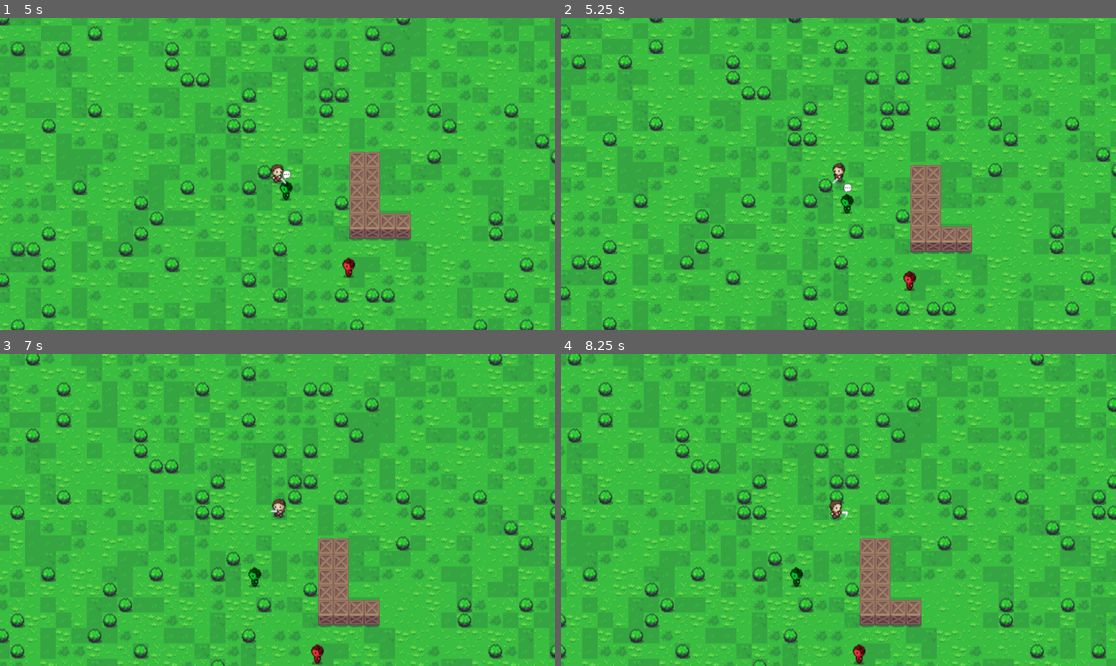
Above: before the commit, frames 1-4 (two rows, left to right).
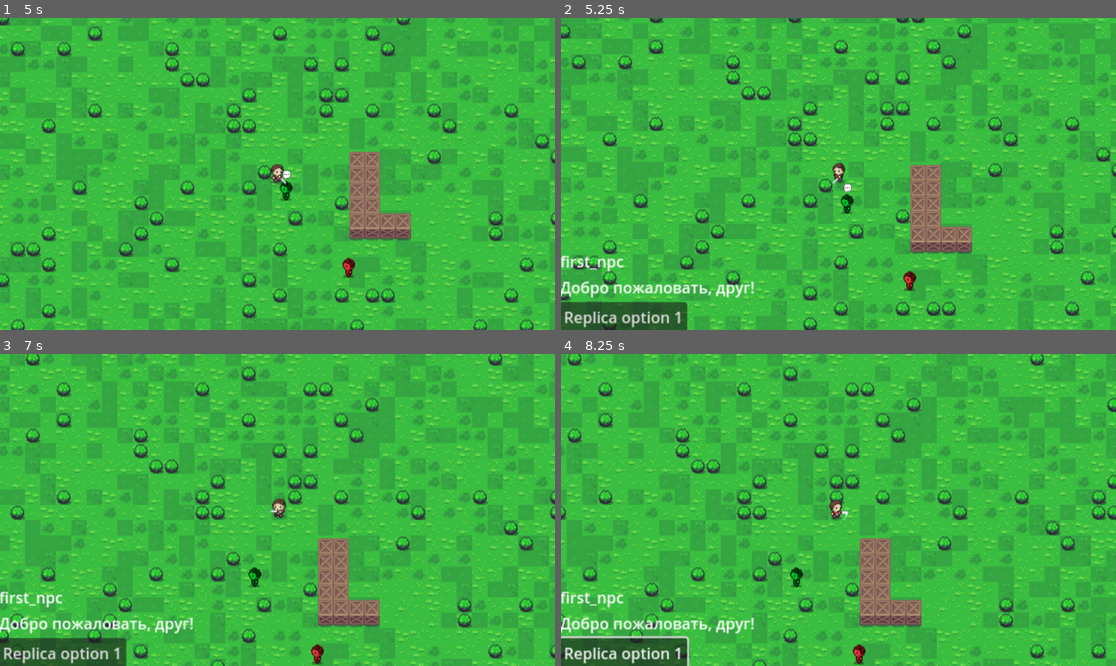
Above: after the commit, the same moments.

Repository: moonvent/alchemist_game
Game: Godot game, scene res://map/main_map.tscn
Same seed, same stepped clock (60 frames per second), same inputs: the game is played once before the commit and once after it.
Inputs (mouse positions are in pixels of both pictures, inside the frame that each line leads up to):
- Up to frame 1 (5 s): tap Enter at 0.5 s; move the mouse to (249, 236) at 0.52 s; hold W (move_up) 0.53-1.25 s; tap E (activate_dialog) at 0.6, 2.3, 3.6 s; click (249, 236) at 0.67 s; drag from (444, 220) to (233, 242) at 1.27 s; tap Space at 2 s; move the mouse to (111, 127) at 2.02 s; press the mouse at (111, 127) at 2.03 s; hold A (move_left) 2.03-2.75 s; release the mouse at (111, 127) at 2.75 s; drag from (305, 174) to (349, 317) at 2.77 s; move the mouse to (194, 96) at 3.52 s; hold S (move_down) 3.53-4.25 s; drag from (399, 158) to (288, 189) at 4.27 s
- Up to frame 2 (5.25 s): tap Enter at 5 s; move the mouse to (727, 189) at 5.02 s; hold W (move_up) from 5.03 s (still down); tap E (activate_dialog) at 5.1 s; click (727, 189) at 5.17 s
- Up to frame 3 (7 s): release W (move_up) at 5.75 s; drag from (333, 441) to (288, 575) at 5.77 s; tap Space at 6.5 s; move the mouse to (249, 572) at 6.52 s; press the mouse at (249, 572) at 6.53 s; hold D (move_right) from 6.53 s (still down); tap E (activate_dialog) at 6.8 s
- Up to frame 4 (8.25 s): release D (move_right) at 7.25 s; release the mouse at (810, 572) at 7.25 s; click (622, 653) at 7.25 s, where only the run after the commit has a clickable "Replica option 1"; drag from (1005, 556) to (860, 653) at 8.02 s

Frame 1 is identical in both runs. In frame 2, 3.1% of the frame differs, in the area x 0-35%, y 76-100%; in frame 3, 3.0%; in frame 4, 3.3%.

Commit message:
master
1) Add output of dialog ui;
2) Spend a lot of time to this feature, and made only output with fix
   width, height and other, because have a small amount of intelligence
   and knowledgment about information how to correct do that (with
   flexibility and other)

Diff:
--- a/character/main_character.gd
+++ b/character/main_character.gd
@@ -4,7 +4,10 @@
 
 
 func _ready():
+	# TODO: add autogeneration size of ui and dialog window
 	super._ready()
+	#$UI.size = DisplayServer.window_get_size()
+	$UI/DialogWindow.visible = false
 
 
 func _physics_process(delta):
@@ -39,4 +42,8 @@
 
 func _start_dialog():
 	if dialog_npc:
-		print(tr(dialog_npc.name + "__1"))
+		$UI/DialogWindow.start_new_dialog(dialog_npc.name, 1)
+
+
+func deactivate_dialog():
+	$UI/DialogWindow.deactivate_dialog()
--- a/character/main_character.tscn
+++ b/character/main_character.tscn
@@ -1,10 +1,33 @@
-[gd_scene load_steps=3 format=3 uid="uid://bvvhta1msvh35"]
+[gd_scene load_steps=4 format=3 uid="uid://bvvhta1msvh35"]
 
 [ext_resource type="PackedScene" uid="uid://dq83nruv4u00g" path="res://character/base_character.tscn" id="1_hvmc8"]
 [ext_resource type="Script" path="res://character/main_character.gd" id="2_uuhhm"]
+[ext_resource type="PackedScene" uid="uid://dqoh6ryruh0e3" path="res://dialogs/dialog_window.tscn" id="3_u8pbo"]
 
 [node name="MainCharacter" instance=ExtResource("1_hvmc8")]
 script = ExtResource("2_uuhhm")
 
 [node name="Camera2D" type="Camera2D" parent="." index="2"]
 zoom = Vector2(2, 2)
+
+[node name="UI" type="Control" parent="." index="5"]
+layout_mode = 3
+anchors_preset = 15
+anchor_right = 1.0
+anchor_bottom = 1.0
+offset_left = -289.0
+offset_top = -161.0
+offset_right = 288.0
+offset_bottom = 164.0
+grow_horizontal = 2
+grow_vertical = 2
+
+[node name="DialogWindow" parent="UI" index="0" instance=ExtResource("3_u8pbo")]
+layout_mode = 1
+anchors_preset = 0
+anchor_right = 0.0
+anchor_bottom = 0.0
+offset_right = 577.0
+offset_bottom = 325.0
+grow_horizontal = 1
+grow_vertical = 1
--- a/character/npc.gd
+++ b/character/npc.gd
@@ -38,4 +38,5 @@
 func deactivate_dialog_hover(body):
 	if body == player:
 		$DialogAvailable.visible = false
+		body.deactivate_dialog()
 		return true
--- a/dialogs/dialog_window.gd
+++ b/dialogs/dialog_window.gd
@@ -1,13 +1,21 @@
-extends VBoxContainer
+extends Control
+
+class_name DialogWindow
 
 
 # Called when the node enters the scene tree for the first time.
 func _ready() -> void:
 	TranslationServer.set_locale("ru")
-	$ReplicaOptions/ReplicaOption1.set_text(tr("test1"))
-	pass # Replace with function body.
+	#$ReplicaOptions/ReplicaOption1.set_text(tr("test1"))
 
 
-# Called every frame. 'delta' is the elapsed time since the previous frame.
-func _process(delta: float) -> void:
-	pass
+func start_new_dialog(npc_name: String, replica_number: int):
+	self.visible = true
+	$DialogElements/ReplicaOwnerName.text = npc_name
+	$DialogElements/ReplicaText.text = tr(npc_name + "__1")
+	#$DialogElements/ReplicaOptions/ReplicaOption1.text = tr(npc_name + "__1")
+	# print(tr(dialog_npc.name + "__1"))
+
+
+func deactivate_dialog():
+	self.visible = false
--- a/dialogs/dialog_window.tscn
+++ b/dialogs/dialog_window.tscn
@@ -2,44 +2,68 @@
 
 [ext_resource type="Script" path="res://dialogs/dialog_window.gd" id="1_qlvcw"]
 
-[node name="DialogWindow" type="VBoxContainer"]
+[node name="DialogWindow" type="Control"]
+layout_mode = 3
 anchors_preset = 15
 anchor_right = 1.0
 anchor_bottom = 1.0
 grow_horizontal = 2
 grow_vertical = 2
-alignment = 2
 script = ExtResource("1_qlvcw")
 
-[node name="ReplicaOwnerName" type="Label" parent="."]
+[node name="ColorRect" type="ColorRect" parent="."]
+visible = false
+layout_mode = 1
+anchors_preset = 2
+anchor_top = 1.0
+anchor_bottom = 1.0
+grow_vertical = 0
+color = Color(0.104293, 0.0249162, 0.0234881, 1)
+
+[node name="Background" type="TextureRect" parent="."]
+visible = false
+layout_mode = 0
+offset_right = 40.0
+offset_bottom = 40.0
+
+[node name="DialogElements" type="VBoxContainer" parent="."]
+layout_mode = 1
+anchors_preset = 2
+anchor_top = 1.0
+anchor_bottom = 1.0
+offset_top = -85.0
+offset_right = 154.0
+grow_vertical = 0
+
+[node name="ReplicaOwnerName" type="Label" parent="DialogElements"]
 layout_mode = 2
 text = "ReplicaOwnerName
 "
 
-[node name="ReplicaText" type="Label" parent="."]
+[node name="ReplicaText" type="Label" parent="DialogElements"]
 layout_mode = 2
 text = "ReplicaText
 "
 
-[node name="ReplicaOptions" type="GridContainer" parent="."]
+[node name="ReplicaOptions" type="GridContainer" parent="DialogElements"]
 layout_mode = 2
 columns = 2
 
-[node name="ReplicaOption1" type="Button" parent="ReplicaOptions"]
+[node name="ReplicaOption1" type="Button" parent="DialogElements/ReplicaOptions"]
 layout_mode = 2
 text = "Replica option 1"
 
-[node name="Button2" type="Button" parent="ReplicaOptions"]
+[node name="Button2" type="Button" parent="DialogElements/ReplicaOptions"]
 visible = false
 layout_mode = 2
 text = "2b"
 
-[node name="Button3" type="Button" parent="ReplicaOptions"]
+[node name="Button3" type="Button" parent="DialogElements/ReplicaOptions"]
 visible = false
 layout_mode = 2
 text = "3b"
 
-[node name="Button4" type="Button" parent="ReplicaOptions"]
+[node name="Button4" type="Button" parent="DialogElements/ReplicaOptions"]
 visible = false
 layout_mode = 2
 text = "4b"
Binary file added: assets/fonts/OdderfBasic.ttf
